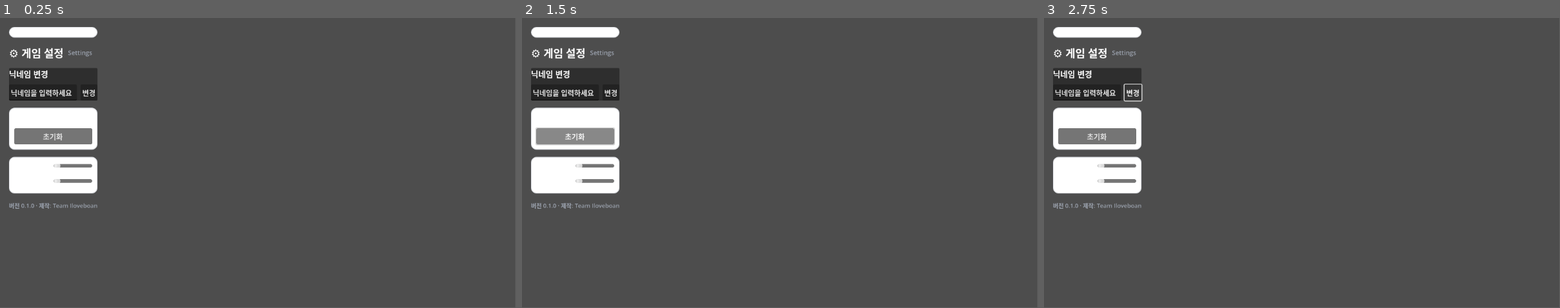
Above: before the commit, frames 1-3 (left to right).
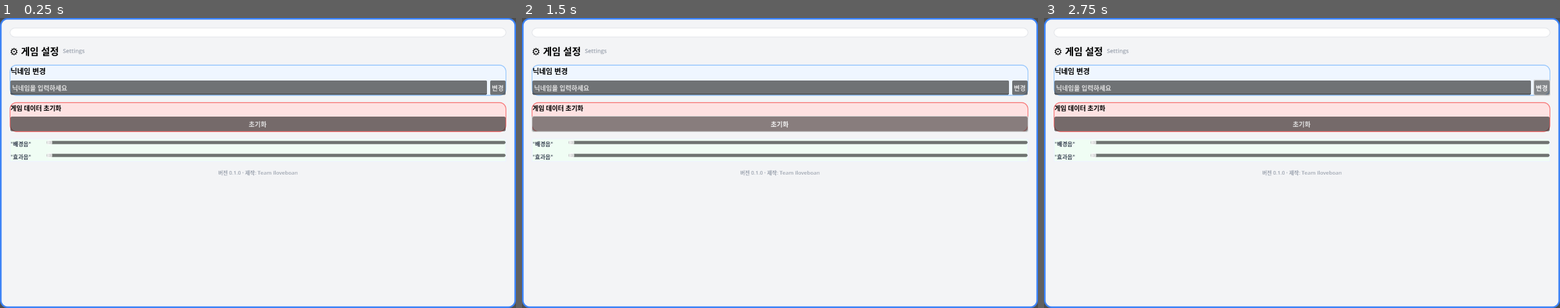
Above: after the commit, the same moments.

Repository: yuu-nn/Iloveboan
Game: Godot game, scene res://scenes/SettingsScene.tscn
The game is run twice, just before and just after one commit, with the same random seed, the same clock (stepped at 60 frames per second) and the same inputs. This scene is started directly instead of the project's main scene.
Inputs:
- Up to frame 1 (0.25 s): no input
- Up to frame 2 (1.5 s): click "변경" at 0.5 s; click "초기화" at 1.25 s
- Up to frame 3 (2.75 s): click "변경" at 2 s
In our replay, the window is 799x449 before the commit and 800x450 after it. These sizes can differ from the game's own. Grey fills any space a smaller window leaves; there, only what the larger window draws over its background counts as a difference.

The runs differ from the first frame. In frame 1, 96% of the frame differs, in the area x 0-100%, y 0-100%; in frame 2, 96%; in frame 3, 96%.

Commit message:
feat(settings): 세로 레이아웃/테마 적용

Diff:
--- a/project.godot
+++ b/project.godot
@@ -19,3 +19,8 @@
 
 SaveManager="*res://scripts/SaveManager.gd"
 GameState="*res://scripts/GameState.gd"
+
+[display]
+
+window/size/viewport_width=1280
+window/size/viewport_height=720
--- a/scenes/SettingsScene.tscn
+++ b/scenes/SettingsScene.tscn
@@ -1,7 +1,51 @@
-[gd_scene load_steps=3 format=3 uid="uid://c04nh6fgm6tfy"]
+[gd_scene load_steps=7 format=3 uid="uid://c04nh6fgm6tfy"]
 
 [ext_resource type="StyleBox" uid="uid://bok8bjy3ybhml" path="res://themes/panel_card.tres" id="1_0m1qb"]
 [ext_resource type="Script" uid="uid://dsvax4202m3t8" path="res://scenes/SettingsScene.gd" id="1_8limm"]
+
+[sub_resource type="StyleBoxFlat" id="StyleBoxFlat_8limm"]
+bg_color = Color(0.9529412, 0.95686275, 0.9647059, 1)
+border_width_left = 4
+border_width_top = 4
+border_width_right = 4
+border_width_bottom = 4
+border_color = Color(0.23137255, 0.50980395, 0.9647059, 1)
+corner_radius_top_left = 18
+corner_radius_top_right = 18
+corner_radius_bottom_right = 18
+corner_radius_bottom_left = 18
+
+[sub_resource type="StyleBoxFlat" id="StyleBoxFlat_i27r7"]
+bg_color = Color(0.9372549, 0.9647059, 1, 1)
+border_width_left = 2
+border_width_top = 2
+border_width_right = 2
+border_width_bottom = 2
+border_color = Color(0.5764706, 0.77254903, 0.99215686, 1)
+corner_radius_top_left = 16
+corner_radius_top_right = 16
+corner_radius_bottom_right = 16
+corner_radius_bottom_left = 16
+
+[sub_resource type="StyleBoxFlat" id="StyleBoxFlat_d6yml"]
+bg_color = Color(0.99607843, 0.8862745, 0.8862745, 1)
+border_width_left = 2
+border_width_top = 2
+border_width_right = 2
+border_width_bottom = 2
+border_color = Color(0.972549, 0.44313726, 0.44313726, 1)
+corner_radius_top_left = 16
+corner_radius_top_right = 16
+corner_radius_bottom_right = 16
+corner_radius_bottom_left = 16
+
+[sub_resource type="StyleBoxFlat" id="StyleBoxFlat_fynfb"]
+bg_color = Color(0.9411765, 0.99215686, 0.95686275, 1)
+border_width_left = 2
+border_width_top = 2
+border_width_right = 2
+border_width_bottom = 2
+border_color = Color(0.93333334, 0.9490196, 1, 1)
 
 [node name="SettingsScene" type="Control"]
 layout_mode = 3
@@ -24,116 +68,141 @@
 follow_focus = true
 horizontal_scroll_mode = 0
 
-[node name="MarginContainer" type="MarginContainer" parent="ScrollContainer"]
+[node name="PanelContainer" type="PanelContainer" parent="ScrollContainer"]
+layout_mode = 2
+size_flags_horizontal = 3
+size_flags_vertical = 3
+theme_override_styles/panel = SubResource("StyleBoxFlat_8limm")
+
+[node name="MarginContainer" type="MarginContainer" parent="ScrollContainer/PanelContainer"]
 layout_mode = 2
 theme_override_constants/margin_left = 20
 theme_override_constants/margin_top = 20
 theme_override_constants/margin_right = 20
 theme_override_constants/margin_bottom = 20
 
-[node name="RootVBox" type="VBoxContainer" parent="ScrollContainer/MarginContainer"]
+[node name="RootVBox" type="VBoxContainer" parent="ScrollContainer/PanelContainer/MarginContainer"]
 layout_mode = 2
 theme_override_constants/separation = 16
 
-[node name="_TemplatePanel" type="PanelContainer" parent="ScrollContainer/MarginContainer/RootVBox"]
+[node name="_TemplatePanel" type="PanelContainer" parent="ScrollContainer/PanelContainer/MarginContainer/RootVBox"]
 layout_mode = 2
 theme_override_styles/panel = ExtResource("1_0m1qb")
 
-[node name="HeaderHBox" type="HBoxContainer" parent="ScrollContainer/MarginContainer/RootVBox"]
+[node name="HeaderHBox" type="HBoxContainer" parent="ScrollContainer/PanelContainer/MarginContainer/RootVBox"]
 layout_mode = 2
 size_flags_vertical = 5
 theme_override_constants/separation = 10
 
-[node name="TitleLabel" type="Label" parent="ScrollContainer/MarginContainer/RootVBox/HeaderHBox"]
-layout_mode = 2
+[node name="TitleLabel" type="Label" parent="ScrollContainer/PanelContainer/MarginContainer/RootVBox/HeaderHBox"]
+layout_mode = 2
+theme_override_colors/font_color = Color(0, 0, 0, 1)
 theme_override_font_sizes/font_size = 24
 text = "⚙️ 게임 설정"
 
-[node name="SubtitleLabel" type="Label" parent="ScrollContainer/MarginContainer/RootVBox/HeaderHBox"]
+[node name="SubtitleLabel" type="Label" parent="ScrollContainer/PanelContainer/MarginContainer/RootVBox/HeaderHBox"]
 layout_mode = 2
 theme_override_colors/font_color = Color(0.6117647, 0.6392157, 0.6862745, 1)
 theme_override_font_sizes/font_size = 14
 text = "Settings"
 horizontal_alignment = 2
 
-[node name="NicknamePanel" type="PanelContainer" parent="ScrollContainer/MarginContainer/RootVBox"]
-layout_mode = 2
-
-[node name="NicknameVBox" type="VBoxContainer" parent="ScrollContainer/MarginContainer/RootVBox/NicknamePanel"]
-layout_mode = 2
-theme_override_constants/separation = 10
-
-[node name="NickLabel" type="Label" parent="ScrollContainer/MarginContainer/RootVBox/NicknamePanel/NicknameVBox"]
-layout_mode = 2
+[node name="ContentFlow" type="VBoxContainer" parent="ScrollContainer/PanelContainer/MarginContainer/RootVBox"]
+clip_contents = true
+layout_mode = 2
+theme_override_constants/separation = 16
+
+[node name="NicknamePanel" type="PanelContainer" parent="ScrollContainer/PanelContainer/MarginContainer/RootVBox/ContentFlow"]
+custom_minimum_size = Vector2(380, 0)
+layout_mode = 2
+size_flags_horizontal = 3
+theme_override_styles/panel = SubResource("StyleBoxFlat_i27r7")
+
+[node name="NicknameVBox" type="VBoxContainer" parent="ScrollContainer/PanelContainer/MarginContainer/RootVBox/ContentFlow/NicknamePanel"]
+layout_mode = 2
+theme_override_constants/separation = 10
+
+[node name="NickLabel" type="Label" parent="ScrollContainer/PanelContainer/MarginContainer/RootVBox/ContentFlow/NicknamePanel/NicknameVBox"]
+layout_mode = 2
+theme_override_colors/font_color = Color(0, 0, 0, 1)
 theme_override_font_sizes/font_size = 18
 text = "닉네임 변경"
 
-[node name="NickInputRow" type="HBoxContainer" parent="ScrollContainer/MarginContainer/RootVBox/NicknamePanel/NicknameVBox"]
+[node name="NickInputRow" type="HBoxContainer" parent="ScrollContainer/PanelContainer/MarginContainer/RootVBox/ContentFlow/NicknamePanel/NicknameVBox"]
 layout_mode = 2
 theme_override_constants/separation = 8
 
-[node name="NickLineEdit" type="LineEdit" parent="ScrollContainer/MarginContainer/RootVBox/NicknamePanel/NicknameVBox/NickInputRow"]
+[node name="NickLineEdit" type="LineEdit" parent="ScrollContainer/PanelContainer/MarginContainer/RootVBox/ContentFlow/NicknamePanel/NicknameVBox/NickInputRow"]
 layout_mode = 2
 size_flags_horizontal = 3
 text = "닉네임을 입력하세요"
 
-[node name="NickApplyButton" type="Button" parent="ScrollContainer/MarginContainer/RootVBox/NicknamePanel/NicknameVBox/NickInputRow"]
+[node name="NickApplyButton" type="Button" parent="ScrollContainer/PanelContainer/MarginContainer/RootVBox/ContentFlow/NicknamePanel/NicknameVBox/NickInputRow"]
 custom_minimum_size = Vector2(0, 36)
 layout_mode = 2
 text = "변경"
 
-[node name="ResetPanel" type="PanelContainer" parent="ScrollContainer/MarginContainer/RootVBox"]
-layout_mode = 2
-theme_override_styles/panel = ExtResource("1_0m1qb")
-
-[node name="ResetVBox" type="VBoxContainer" parent="ScrollContainer/MarginContainer/RootVBox/ResetPanel"]
-layout_mode = 2
-theme_override_constants/separation = 10
-
-[node name="ResetLabel" type="Label" parent="ScrollContainer/MarginContainer/RootVBox/ResetPanel/ResetVBox"]
-layout_mode = 2
+[node name="ResetPanel" type="PanelContainer" parent="ScrollContainer/PanelContainer/MarginContainer/RootVBox/ContentFlow"]
+custom_minimum_size = Vector2(380, 0)
+layout_mode = 2
+size_flags_horizontal = 3
+theme_override_styles/panel = SubResource("StyleBoxFlat_d6yml")
+
+[node name="ResetVBox" type="VBoxContainer" parent="ScrollContainer/PanelContainer/MarginContainer/RootVBox/ContentFlow/ResetPanel"]
+layout_mode = 2
+theme_override_constants/separation = 10
+
+[node name="ResetLabel" type="Label" parent="ScrollContainer/PanelContainer/MarginContainer/RootVBox/ContentFlow/ResetPanel/ResetVBox"]
+layout_mode = 2
+theme_override_colors/font_color = Color(0, 0, 0, 1)
 text = "게임 데이터 초기화"
 
-[node name="ResetButton" type="Button" parent="ScrollContainer/MarginContainer/RootVBox/ResetPanel/ResetVBox"]
+[node name="ResetButton" type="Button" parent="ScrollContainer/PanelContainer/MarginContainer/RootVBox/ContentFlow/ResetPanel/ResetVBox"]
 custom_minimum_size = Vector2(0, 36)
 layout_mode = 2
 text = "초기화"
 
-[node name="AudioPanel" type="PanelContainer" parent="ScrollContainer/MarginContainer/RootVBox"]
-layout_mode = 2
-theme_override_styles/panel = ExtResource("1_0m1qb")
-
-[node name="AudioVBox" type="VBoxContainer" parent="ScrollContainer/MarginContainer/RootVBox/AudioPanel"]
-layout_mode = 2
-theme_override_constants/separation = 10
-
-[node name="BgmRow" type="HBoxContainer" parent="ScrollContainer/MarginContainer/RootVBox/AudioPanel/AudioVBox"]
-layout_mode = 2
-theme_override_constants/separation = 8
-
-[node name="BgmLabel" type="Label" parent="ScrollContainer/MarginContainer/RootVBox/AudioPanel/AudioVBox/BgmRow"]
+[node name="AudioPanel" type="PanelContainer" parent="ScrollContainer/PanelContainer/MarginContainer/RootVBox/ContentFlow"]
+custom_minimum_size = Vector2(380, 0)
+layout_mode = 2
+size_flags_horizontal = 3
+theme_override_styles/panel = SubResource("StyleBoxFlat_fynfb")
+
+[node name="AudioVBox" type="VBoxContainer" parent="ScrollContainer/PanelContainer/MarginContainer/RootVBox/ContentFlow/AudioPanel"]
+layout_mode = 2
+theme_override_constants/separation = 10
+
+[node name="BgmRow" type="HBoxContainer" parent="ScrollContainer/PanelContainer/MarginContainer/RootVBox/ContentFlow/AudioPanel/AudioVBox"]
+layout_mode = 2
+theme_override_constants/separation = 9
+
+[node name="BgmLabel" type="Label" parent="ScrollContainer/PanelContainer/MarginContainer/RootVBox/ContentFlow/AudioPanel/AudioVBox/BgmRow"]
 custom_minimum_size = Vector2(80, 0)
 layout_mode = 2
+theme_override_colors/font_color = Color(0.21568628, 0.25490198, 0.31764707, 1)
+theme_override_font_sizes/font_size = 14
 text = "\"배경음\""
 
-[node name="BgmSlider" type="HSlider" parent="ScrollContainer/MarginContainer/RootVBox/AudioPanel/AudioVBox/BgmRow"]
-layout_mode = 2
-size_flags_horizontal = 3
-
-[node name="SfxRow" type="HBoxContainer" parent="ScrollContainer/MarginContainer/RootVBox/AudioPanel/AudioVBox"]
-layout_mode = 2
-theme_override_constants/separation = 8
-
-[node name="SfxLabel" type="Label" parent="ScrollContainer/MarginContainer/RootVBox/AudioPanel/AudioVBox/SfxRow"]
+[node name="BgmSlider" type="HSlider" parent="ScrollContainer/PanelContainer/MarginContainer/RootVBox/ContentFlow/AudioPanel/AudioVBox/BgmRow"]
+layout_mode = 2
+size_flags_horizontal = 3
+
+[node name="SfxRow" type="HBoxContainer" parent="ScrollContainer/PanelContainer/MarginContainer/RootVBox/ContentFlow/AudioPanel/AudioVBox"]
+layout_mode = 2
+theme_override_constants/separation = 9
+
+[node name="SfxLabel" type="Label" parent="ScrollContainer/PanelContainer/MarginContainer/RootVBox/ContentFlow/AudioPanel/AudioVBox/SfxRow"]
 custom_minimum_size = Vector2(80, 0)
 layout_mode = 2
+theme_override_colors/font_color = Color(0.21568628, 0.25490198, 0.31764707, 1)
+theme_override_font_sizes/font_size = 14
 text = "\"효과음\""
 
-[node name="SfxSlider" type="HSlider" parent="ScrollContainer/MarginContainer/RootVBox/AudioPanel/AudioVBox/SfxRow"]
-layout_mode = 2
-size_flags_horizontal = 3
-
-[node name="InfoLabel" type="Label" parent="ScrollContainer/MarginContainer/RootVBox"]
+[node name="SfxSlider" type="HSlider" parent="ScrollContainer/PanelContainer/MarginContainer/RootVBox/ContentFlow/AudioPanel/AudioVBox/SfxRow"]
+layout_mode = 2
+size_flags_horizontal = 3
+
+[node name="InfoLabel" type="Label" parent="ScrollContainer/PanelContainer/MarginContainer/RootVBox"]
 layout_mode = 2
 theme_override_colors/font_color = Color(0.6117647, 0.6392157, 0.6862745, 1)
 theme_override_font_sizes/font_size = 13
